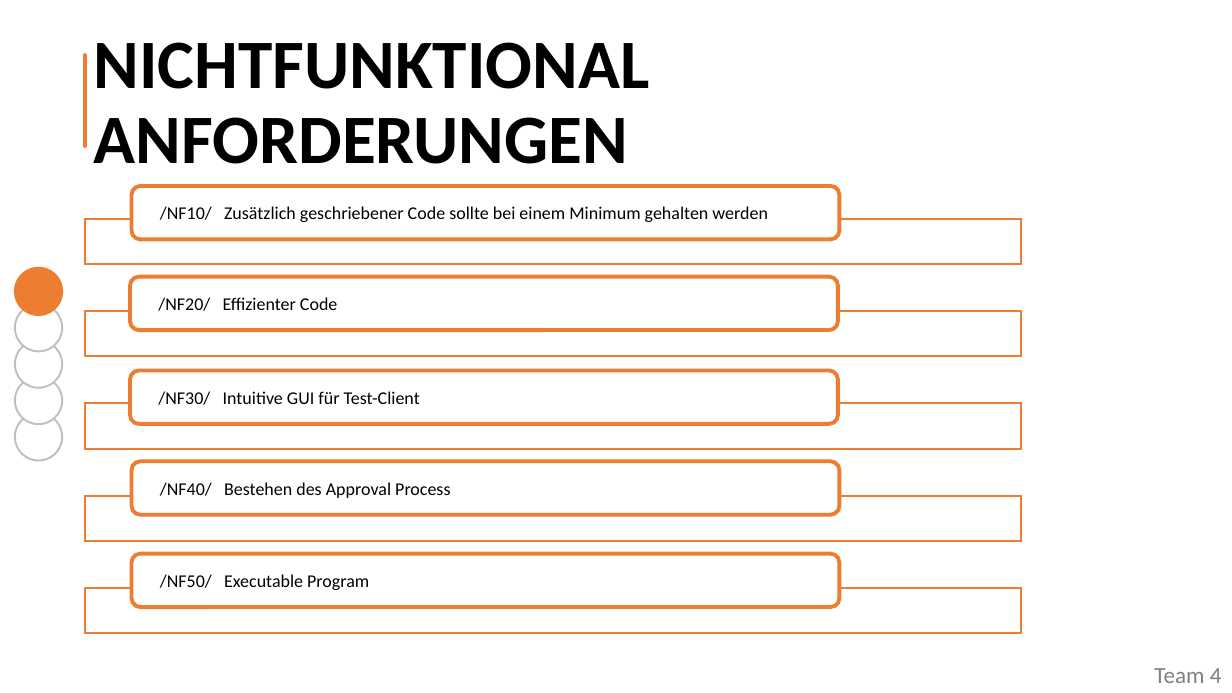
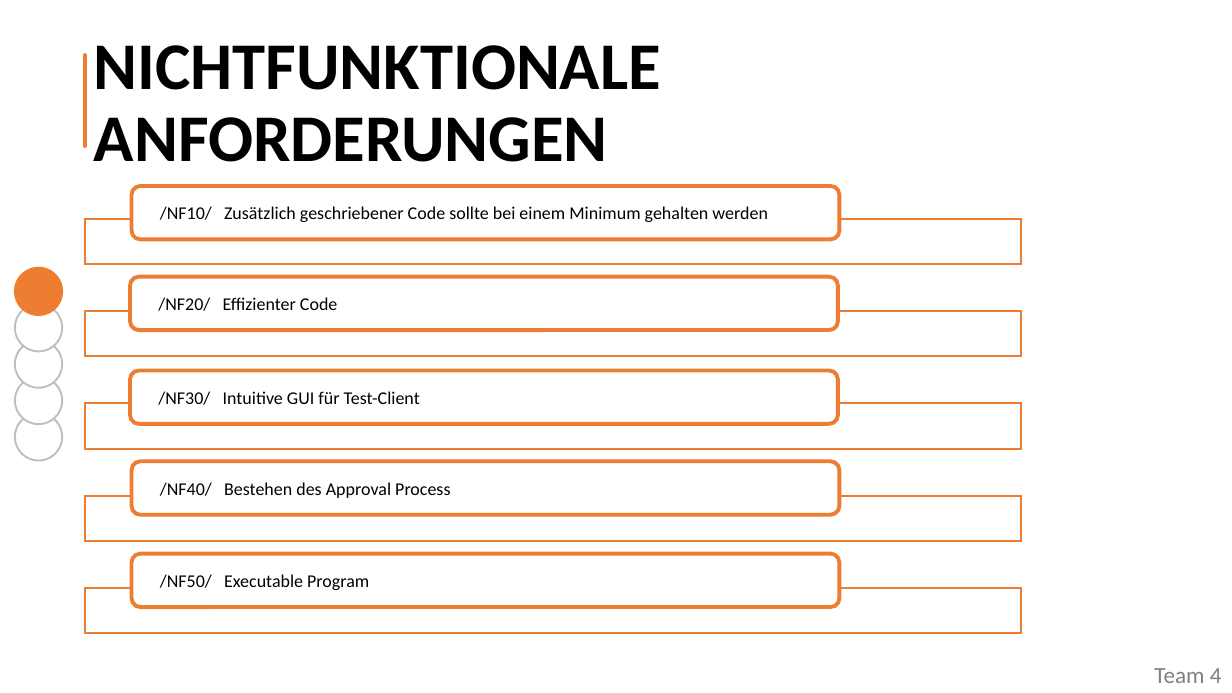
Before and after one commit to TINF20C/Team_4_Websockets-lwIP, a slide deck: slide 8 of PROJECT/TINF20C_Präsentation_Semester3_Team_4.pptx. Drawn at 1232x693 pixels with LibreOffice and Linux fonts; fonts in the diff are those of the drawing. Boxes give left, top, right and bottom in pixels: in the first picture for what was removed or moved away, otherwise in the second. Text is boxed around its words. In the diff, an @@ line names an element or a change of style, - is before the commit and + after.

```diff
--- a/PROJECT/TINF20C_Präsentation_Semester3_Team_4.pptx
+++ b/PROJECT/TINF20C_Präsentation_Semester3_Team_4.pptx
@@ title at (x1=94, y1=45, x2=661, y2=162): text changed; size 54 to 52 pt @@
-NICHTFUNKTIONAL ANFORDERUNGEN
+NICHTFUNKTIONALE ANFORDERUNGEN
```
Also in this commit, not shown: 4 other slides changed.
